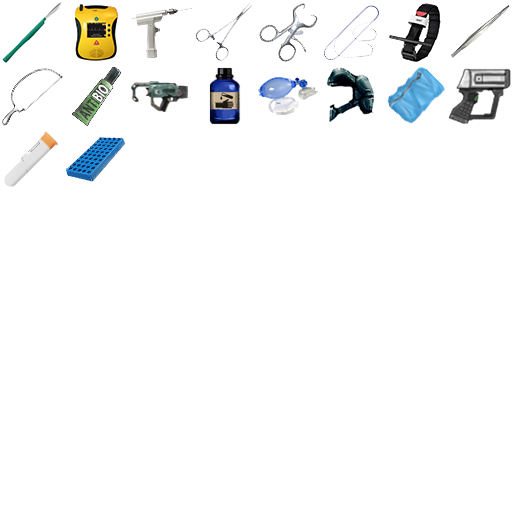
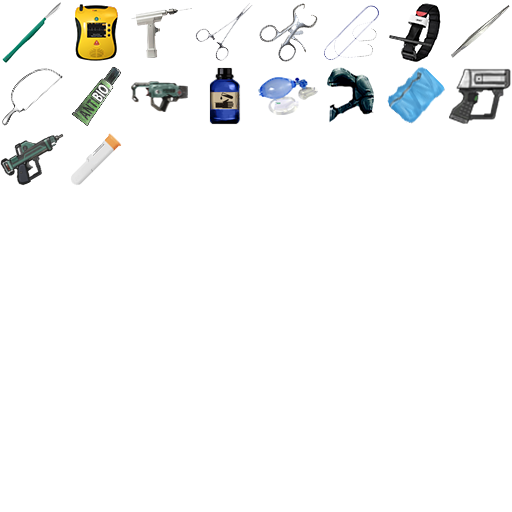
Comparing the layer stacks of the two 512×512 images. Changes:
removed layer "vialrack" over [65, 135, 126, 184]
painted on "injecter" over [4, 131, 122, 187]
added layer "Layer 11" above "Layer 9" over [0, 133, 64, 186]
